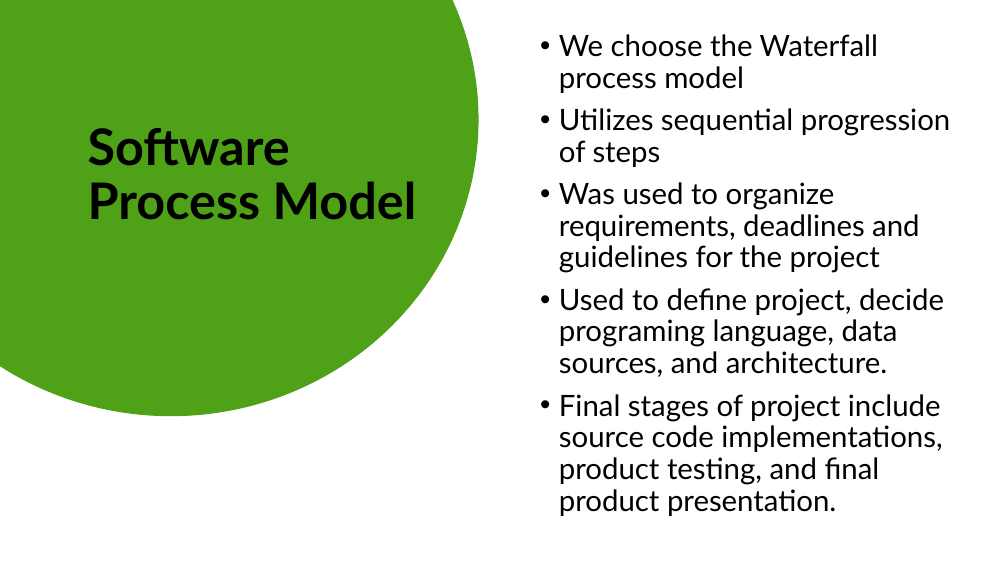
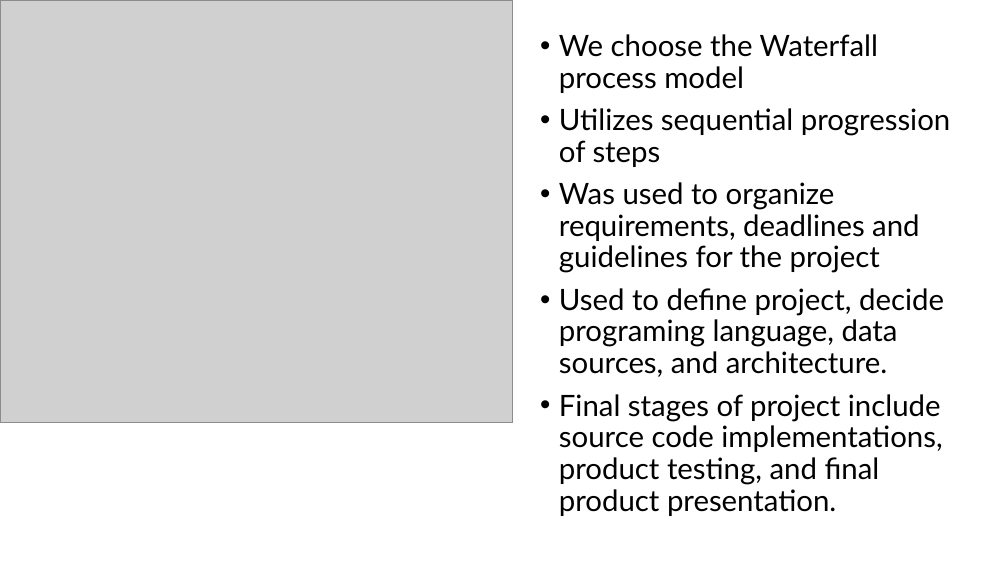
Before and after one commit to emmaxtung/3354-GreenHome, a slide deck: slide 6 of Presentation Slides.pptx. Drawn at 1008x567 pixels with LibreOffice and Linux fonts; fonts in the diff are those of the drawing; grey boxes stand for pictures. Boxes give left, top, right and bottom in pixels: in the first picture for what was removed or moved away, otherwise in the second. Text is boxed around its words. In the diff, an @@ line names an element or a change of style, - is before the commit and + after.

```diff
--- a/Presentation Slides.pptx
+++ b/Presentation Slides.pptx
@@ ellipse removed at <box>0,0,479,416</box> @@
@@ picture added at <box>0,0,513,423</box> @@
@@ title removed at <box>88,128,417,220</box> @@
-Software Process Model
```
Also in this commit, not shown: 2 other slides changed, 1 slide added, 1 other file.
